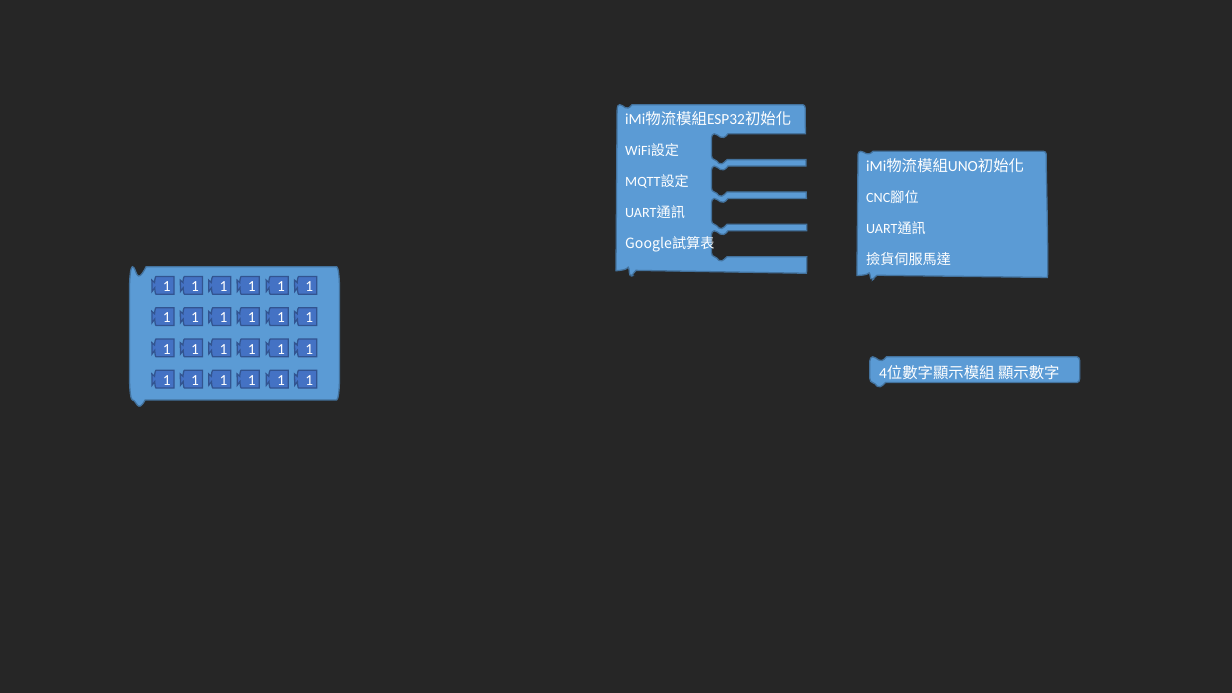
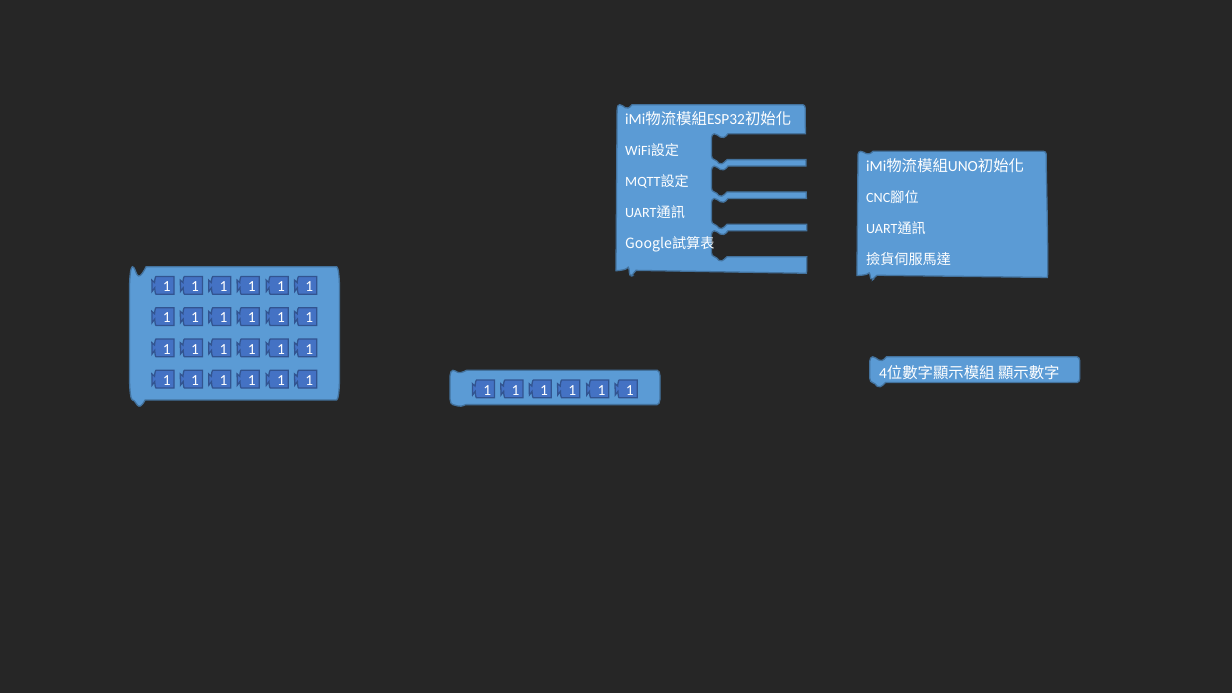
Before and after one commit to kingofamani/Arduino, a slide deck: slide 3 of tools/myCustomBlockly/iMi/block.pptx. Drawn at 1232x693 pixels with LibreOffice and Linux fonts; fonts in the diff are those of the drawing. Boxes give left, top, right and bottom in pixels: in the first picture for what was removed or moved away, otherwise in the second. Text is boxed around its words. In the diff, an @@ line names an element or a change of style, - is before the commit and + after.

```diff
--- a/tools/myCustomBlockly/iMi/block.pptx
+++ b/tools/myCustomBlockly/iMi/block.pptx
@@ group added at [450,371,660,407]: 7 freeform shapes @@
+1
+1
+1
+1
+1
+1
```
Also in this commit, not shown: 17 other files.
